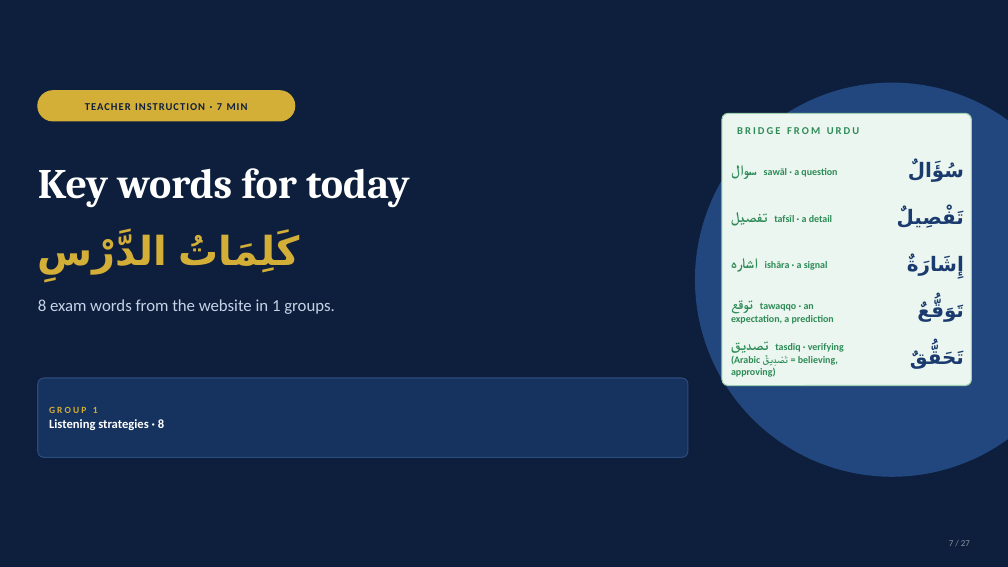
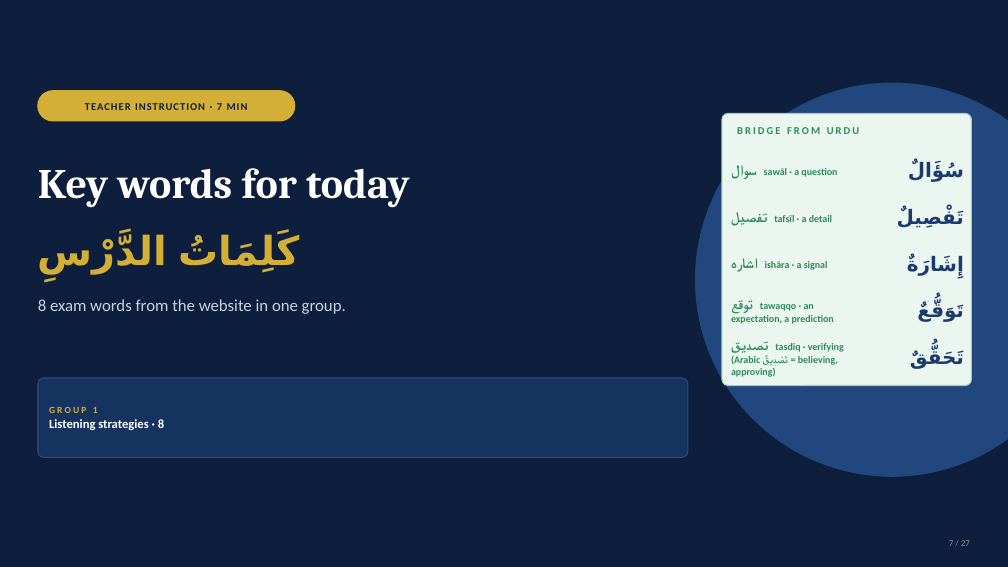
Before and after one commit to Linat1/Miftah_arabic, a slide deck: slide 7 of Progression_P6/P6-L02_Paper_1_Listening.pptx. Drawn at 1008x567 pixels with LibreOffice and Linux fonts; fonts in the diff are those of the drawing. Boxes give left, top, right and bottom in pixels: in the first picture for what was removed or moved away, otherwise in the second. Text is boxed around its words. In the diff, an @@ line names an element or a change of style, - is before the commit and + after.

```diff
--- a/Progression_P6/P6-L02_Paper_1_Listening.pptx
+++ b/Progression_P6/P6-L02_Paper_1_Listening.pptx
@@ text at [38,299,346,314]: text changed @@
-8 exam words from the website in 1 groups.
+8 exam words from the website in one group.
```
Also in this commit, not shown: 7 other files.
